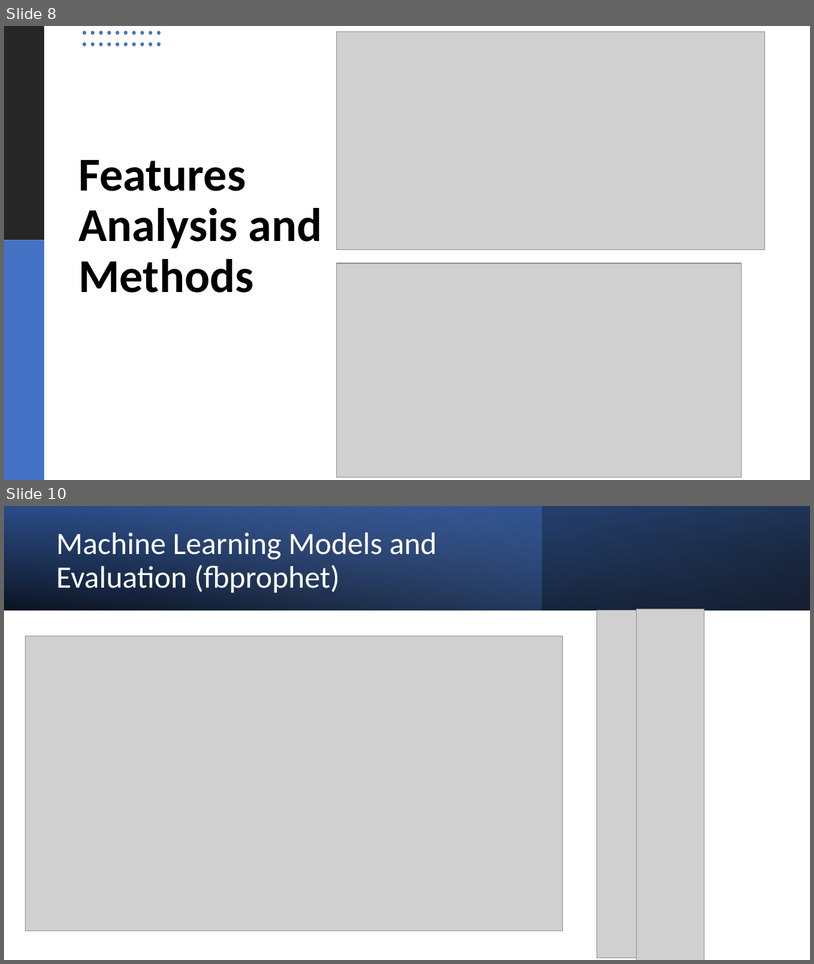
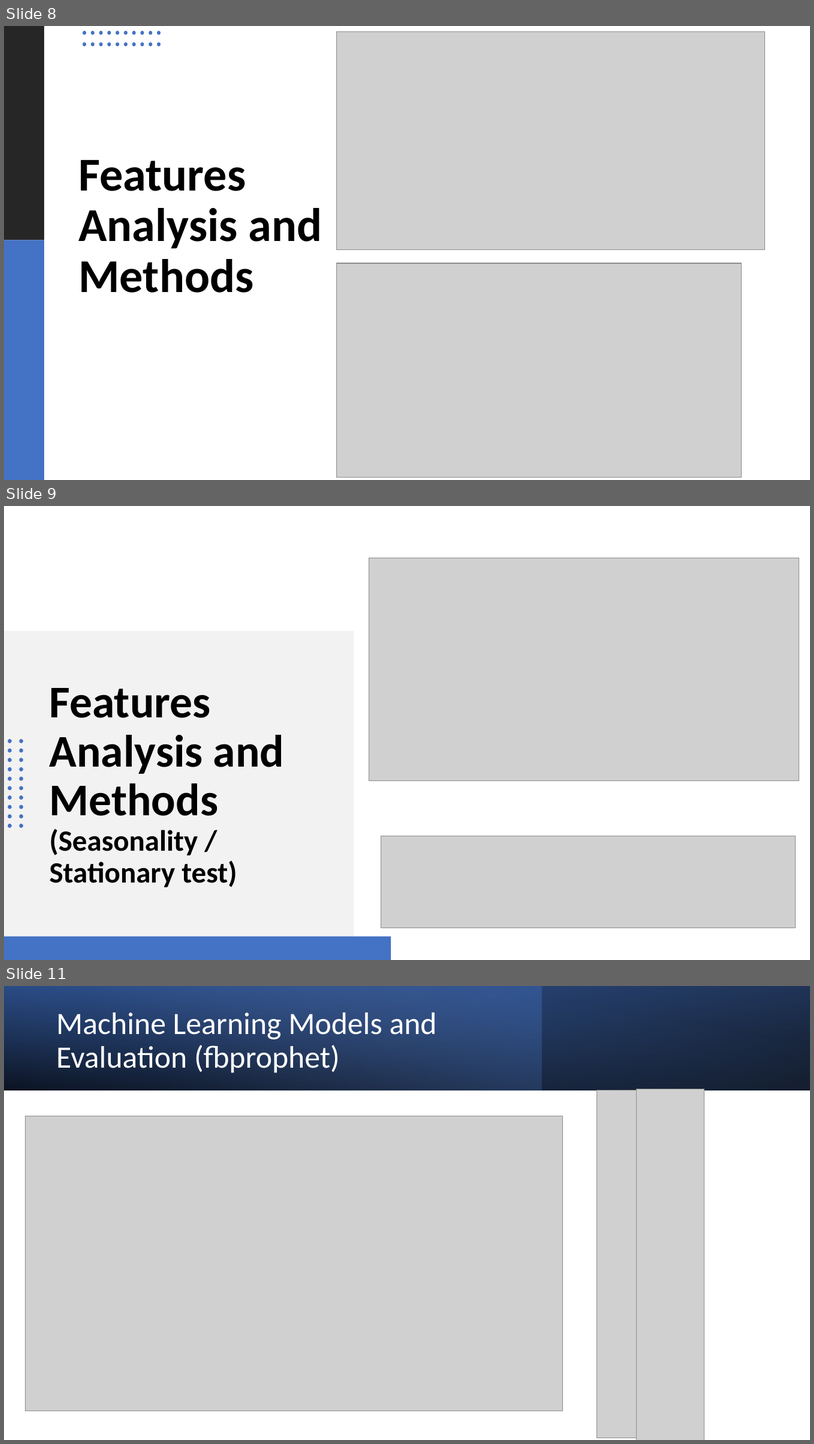
Before and after one commit to pushkarchougule/pushkarchougule, a slide deck: Data Science Portfolio/Sales Forecast for Superstore/Sales_Forecast_Presentation.pptx. Shown one above the other, each under a label of ours: slides 8 and 10 before the commit, slides 8, 9 and 11 after it; the slides between them are not shown. The pictures are 814x964 and 814x1444 pixels, drawn with LibreOffice and Linux fonts; fonts in the diff are those of the drawing; grey boxes stand for pictures. Boxes give left, top, right and bottom in pixels: in the first picture for what was removed or moved away, otherwise in the second. Text is boxed around its words. In the diff, an @@ line names an element or a change of style, - is before the commit and + after.

```diff
--- a/Data Science Portfolio/Sales Forecast for Superstore/Sales_Forecast_Presentation.pptx
+++ b/Data Science Portfolio/Sales Forecast for Superstore/Sales_Forecast_Presentation.pptx
@@ slide 9 added at (4,506,810,960), background #FFFFFF @@
@@ picture added at (369,558,799,781) @@
@@ rectangle added at (4,631,354,960), fill #F2F2F2 @@
@@ text added at (50,688,284,887), 35 pt, text #000000, bold @@
+Features Analysis and Methods (Seasonality / Stationary test)
@@ group added at (8,739,23,828): 20 ellipses @@
@@ picture added at (381,835,796,927) @@
@@ rectangle added at (4,936,391,960), fill #4472C4 @@
@@ what was slide 10 is now slide 11 @@
```
Also in this commit, not shown: 8 slides changed, 1 other file.
